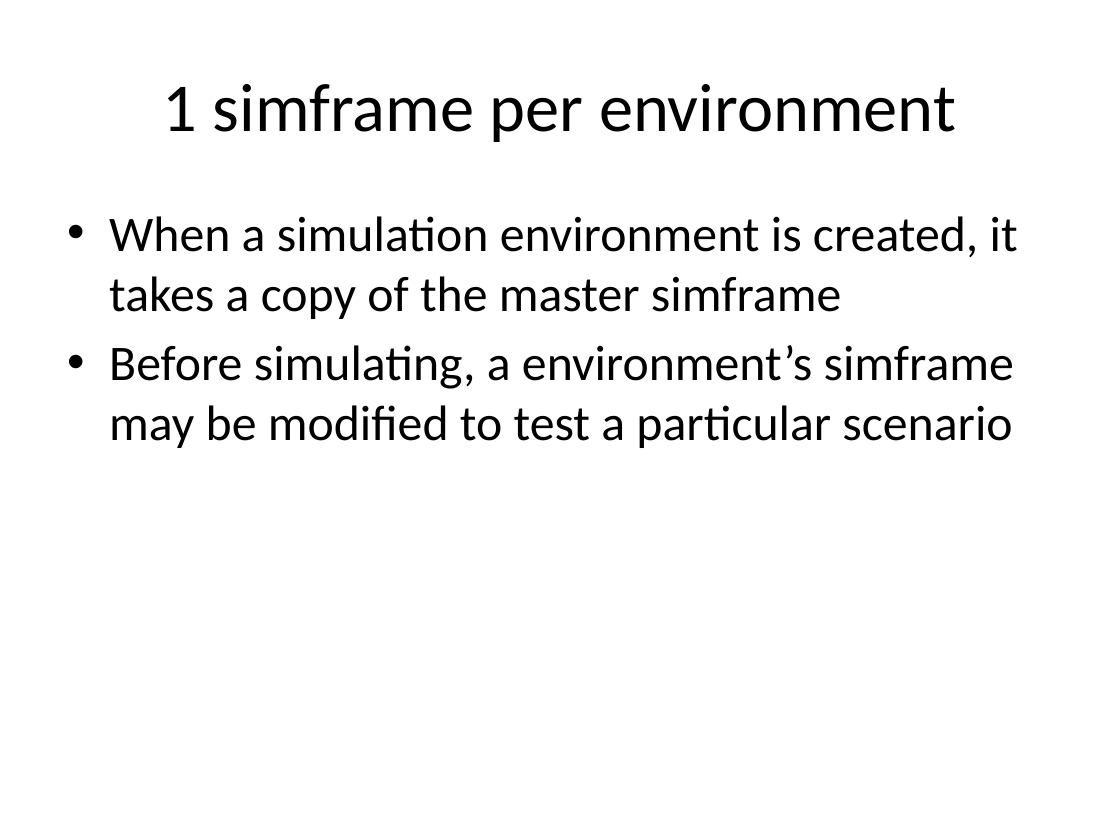
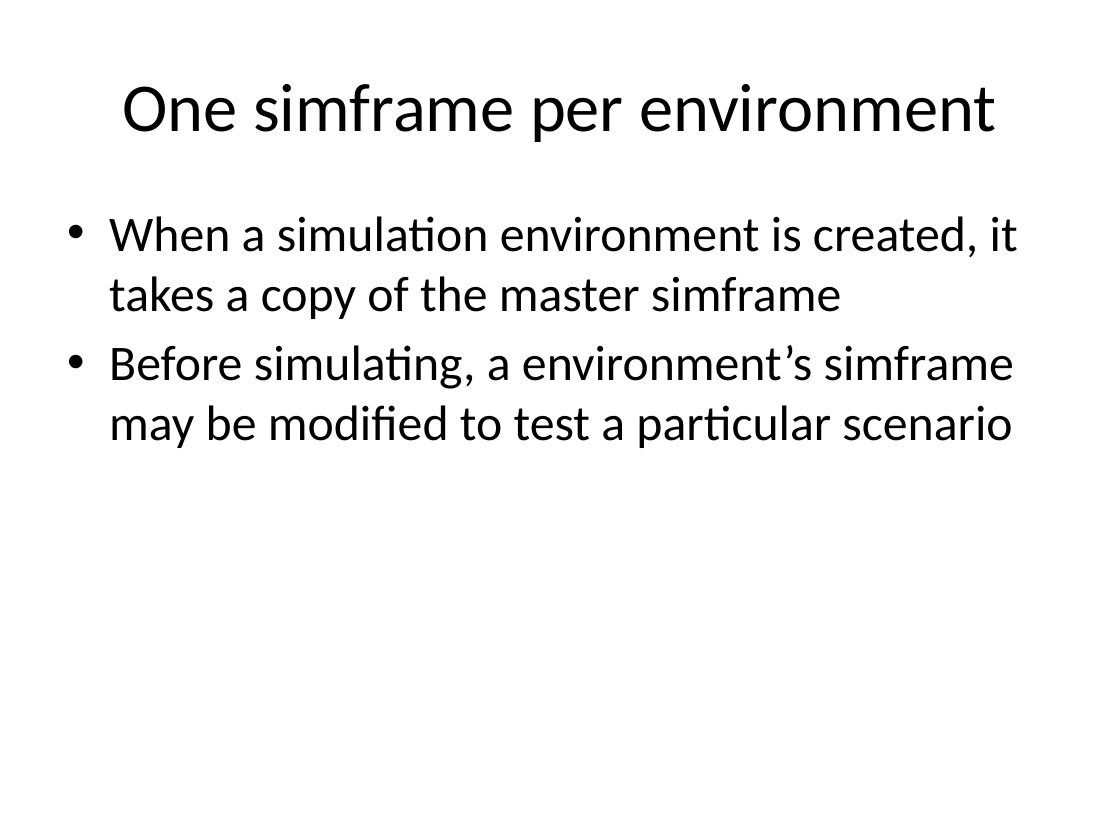
Before and after one commit to compassresearchcentre/simario, a slide deck: slide 13 of docs/Simar overview.pptx (slide 11 before the commit). Drawn at 1120x840 pixels with LibreOffice and Linux fonts; fonts in the diff are those of the drawing. Boxes give left, top, right and bottom in pixels: in the first picture for what was removed or moved away, otherwise in the second. Text is boxed around its words. In the diff, an @@ line names an element or a change of style, - is before the commit and + after.

```diff
--- a/docs/Simar overview.pptx
+++ b/docs/Simar overview.pptx
@@ title at [122, 84, 996, 142]: text changed @@
-1 simframe per environment
+One simframe per environment
```
Also in this commit, not shown: 2 other slides changed, 3 slides added, 3 other files.
